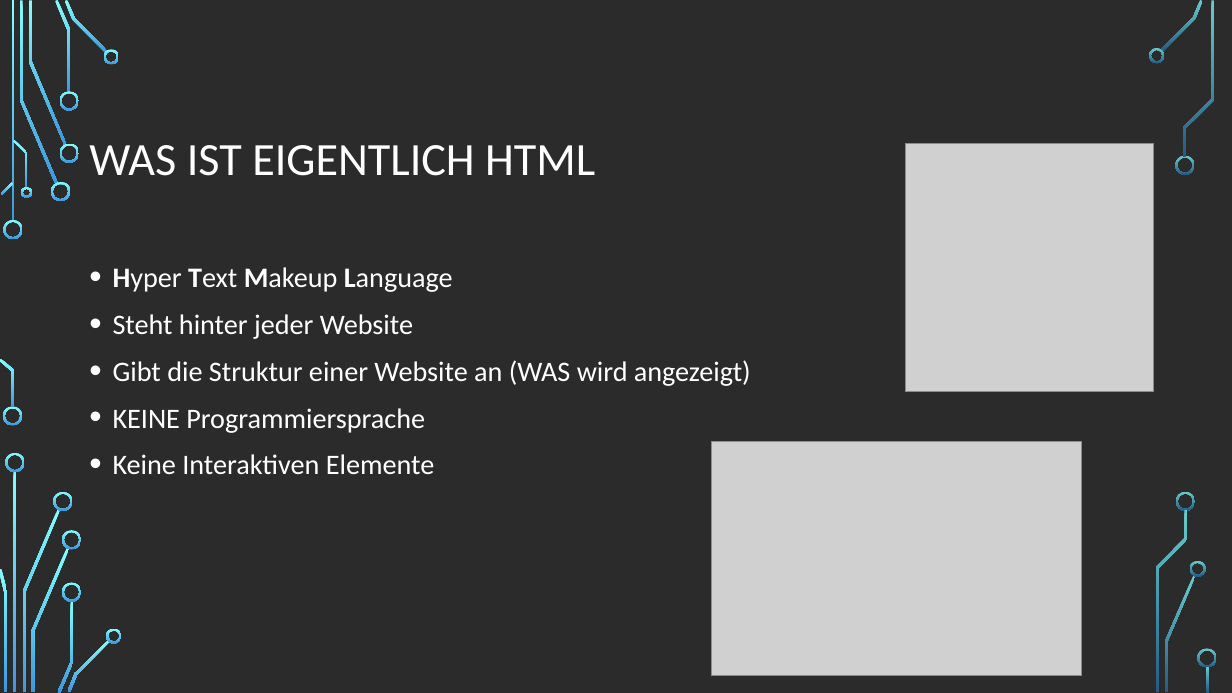
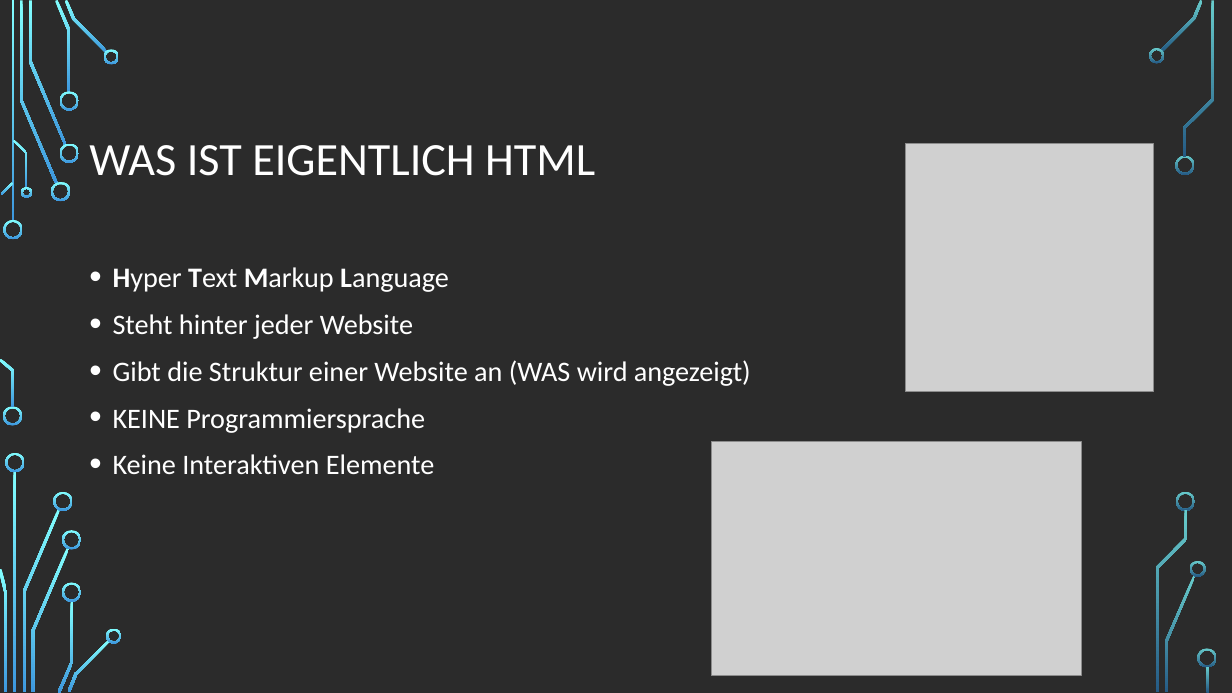
Before and after one commit to HTML-Kurs/HTML-Grundkurs-Material-1.0, a slide deck: slide 2 of Lektion 1 - Erste Schritte/Merke/HTML – Erste Schritte und einfache Code Ausdrücke.odp. Drawn at 1232x693 pixels with LibreOffice and Linux fonts; fonts in the diff are those of the drawing; grey boxes stand for pictures; background and template pictures are left out; a plain dark background stands for a picture behind light text. Boxes give left, top, right and bottom in pixels: in the first picture for what was removed or moved away, otherwise in the second. Text is boxed around its words. In the diff, an @@ line names an element or a change of style, - is before the commit and + after.

```diff
--- a/Lektion 1 - Erste Schritte/Merke/HTML – Erste Schritte und einfache Code Ausdrücke.odp
+++ b/Lektion 1 - Erste Schritte/Merke/HTML – Erste Schritte und einfache Code Ausdrücke.odp
@@ text at <box>113,267,449,292</box>: text changed @@
-• Hyper Text Makeup Language
+• Hyper Text Markup Language
```
